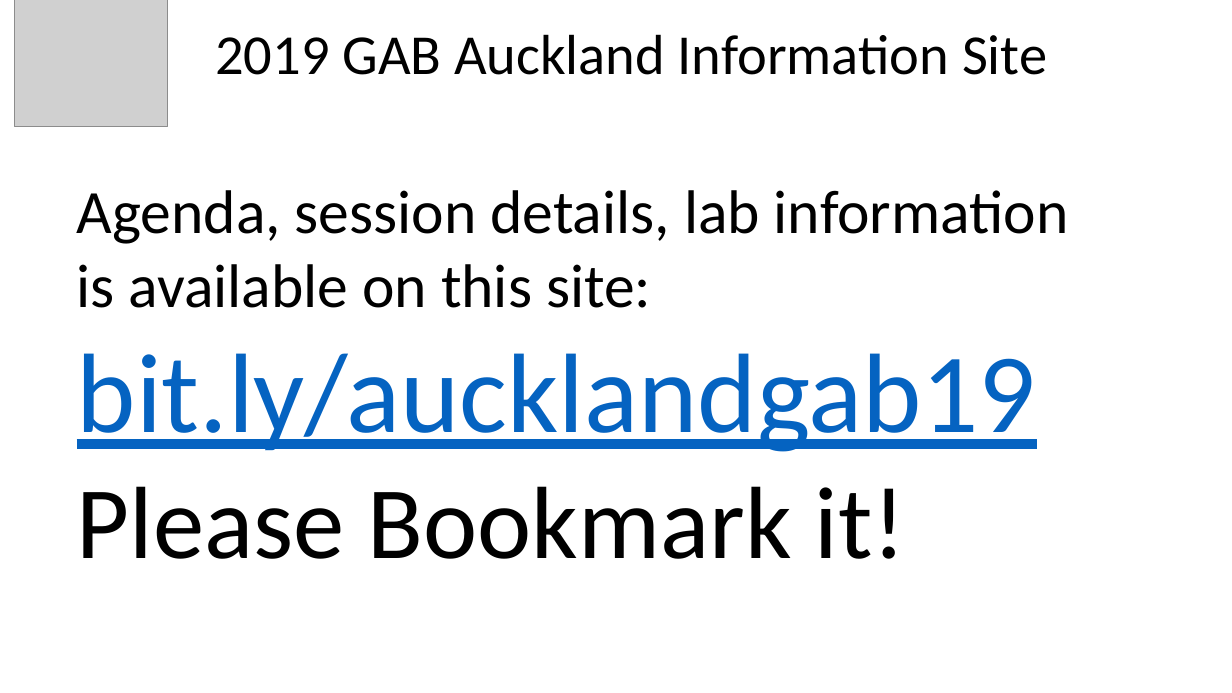
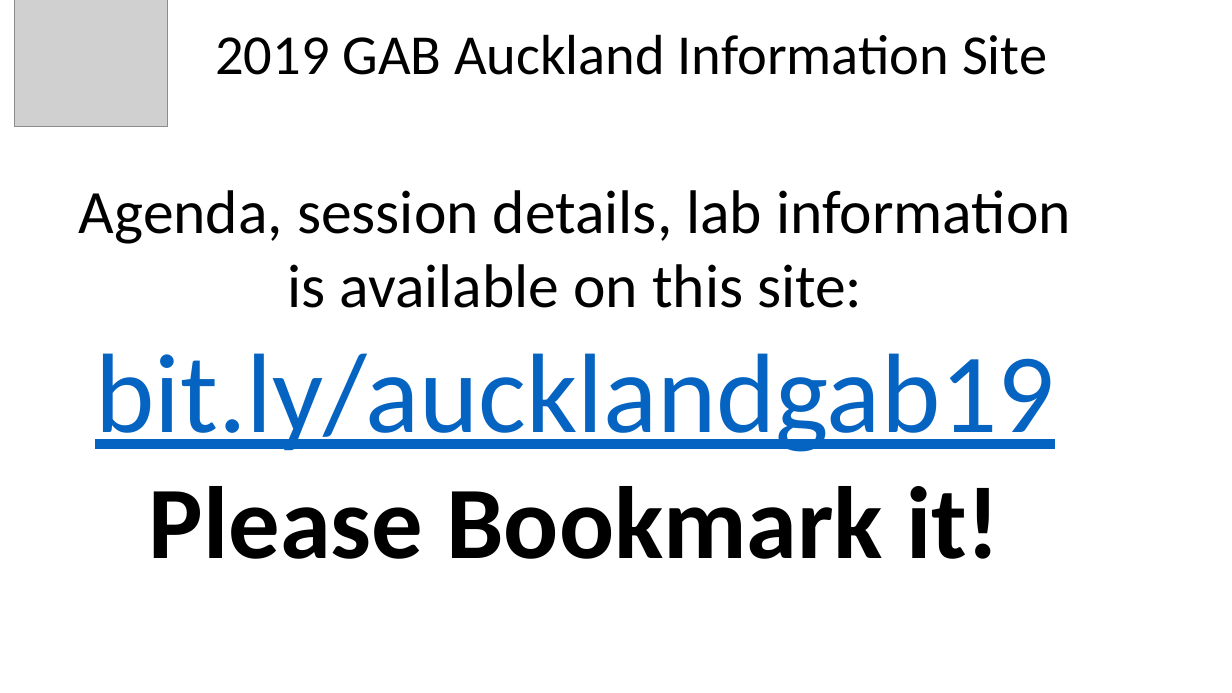
Before and after one commit to AotearoaAzureMeetup/global-azure-bootcamp-2019, a slide deck: slide 6 of ppt/GlobalAzure2019-SampleStarterSlides.pptx. Drawn at 1232x693 pixels with LibreOffice and Linux fonts; fonts in the diff are those of the drawing; grey boxes stand for pictures. Boxes give left, top, right and bottom in pixels: in the first picture for what was removed or moved away, otherwise in the second. Text is boxed around its words. In the diff, an @@ line names an element or a change of style, - is before the commit and + after.

```diff
--- a/ppt/GlobalAzure2019-SampleStarterSlides.pptx
+++ b/ppt/GlobalAzure2019-SampleStarterSlides.pptx
@@ text "Agenda, session details, lab information ..." at [79,190,1071,559]: bold on in "Please Bookmark it!"; alignment left to centre @@
```
Also in this commit, not shown: 1 other slide changed, 1 other file.
